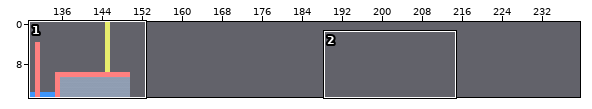
Two versions of a level (Tiled map, Output/Assets/tiles/SnowMap.tmx). Above: a wide view before the commit, with the close-up outlined.
Close-up. Before:
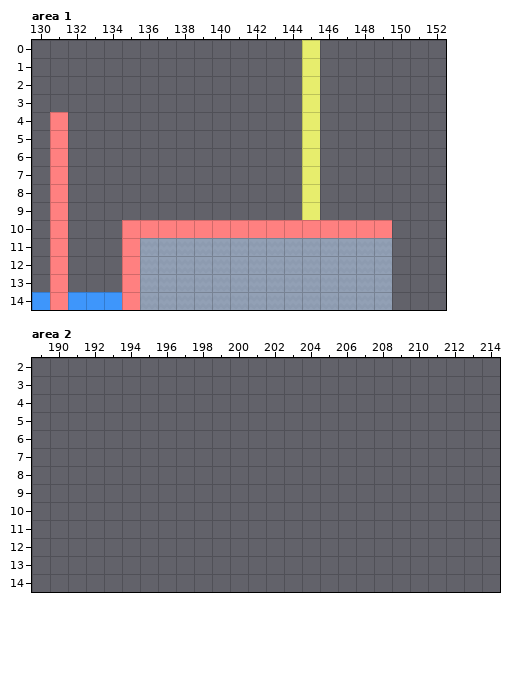
Cells are 70x70 px. Shown: area 1 x 130..152, y 0..14; area 2 x 189..214, y 2..14. The commit also changed other parts of the map, which this record leaves out. The old version is drawn lined up with the new one.
Once edited:
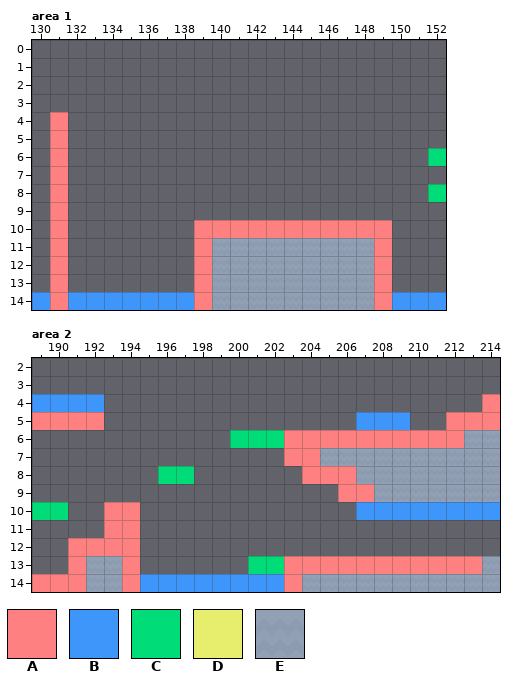
Key: from "Collisions": A 0, B 1, C 2, D 3; from "SnowSheet": E 15.
_ is an empty cell, # one hidden under a higher layer.
Tiles replaced or removed in this view: A, D, E.
From old to new:
Changed rows in their new state; . is an unchanged cell.
map size 150x15 -> 260x15 cells
Layer "Snow Map", area 1:
first column x 135:
10 ____...........
11 ____#.........#
12 ____#.........#
13 ____#.........#
14 .___...........
Layer "Collisions", area 1:
first column x 135:
 0 .........._.......
 1 .........._.......
 2 .........._.......
 3 .........._.......
 4 .........._.......
 5 .........._.......
 6 .........._......C
 7 .........._.......
 8 .........._......C
 9 .........._.......
10 ____..............
11 _...A.........A...
12 _...A.........A...
13 _...A.........A...
14 BBBBA.........ABBB
Layer "Snow Map", area 2:
first column x 205:
 6 ........EE
 7 EEEEEEEEEE
 8 ..EEEEEEEE
 9 ...EEEEEEE
first column x 192:
13 EE....................E
14 EE..........EEEEEEEEEEE
Layer "Collisions", area 2:
first column x 189:
 4 BBBB.....................A
 5 AAAA..............BBB..AAA
 6 ...........CCCAAAAAAAAAA..
 7 ..............AA..........
 8 .......CC......AAA........
 9 .................AA.......
10 CC..AA............BBBBBBBB
11 ....AA....................
12 ..AAAA....................
13 ..A..A......CCAAAAAAAAAAA.
14 AAA..ABBBBBBBBA...........
Pixel boxes of the changes (left, top, right, bottom) in both close-ups:
removed: (302, 40, 320, 220)
added: (428, 148, 446, 166)
added: (428, 184, 446, 202)
changed: (122, 220, 212, 310)
changed: (374, 238, 446, 310)
added: (32, 394, 500, 592)
